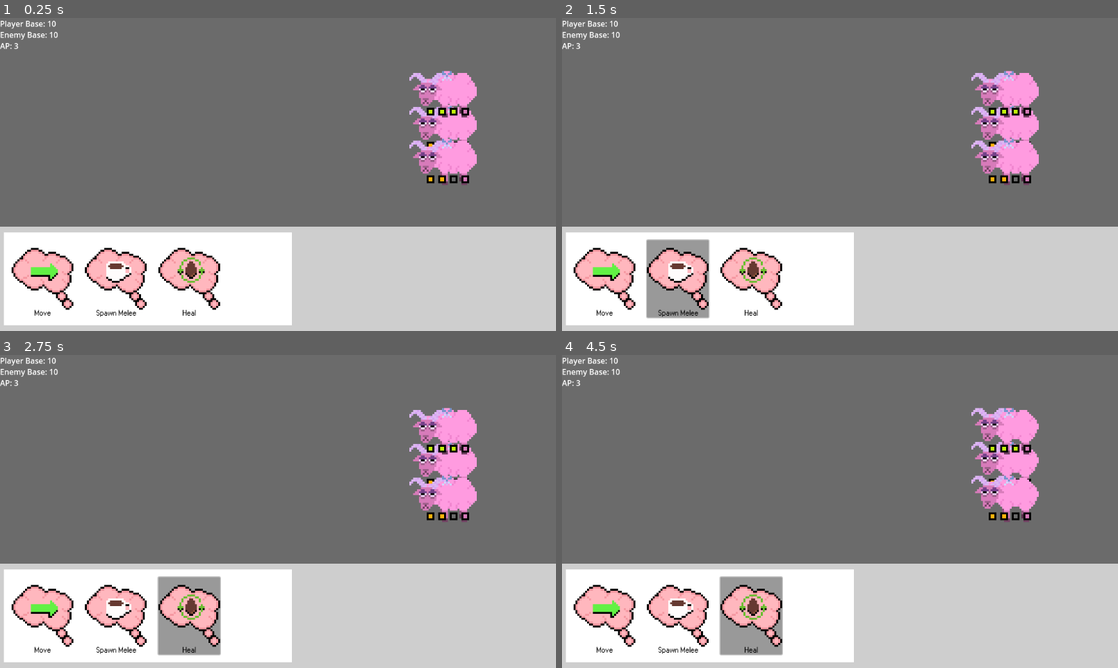
Above: before the commit, frames 1-4 (two rows, left to right).
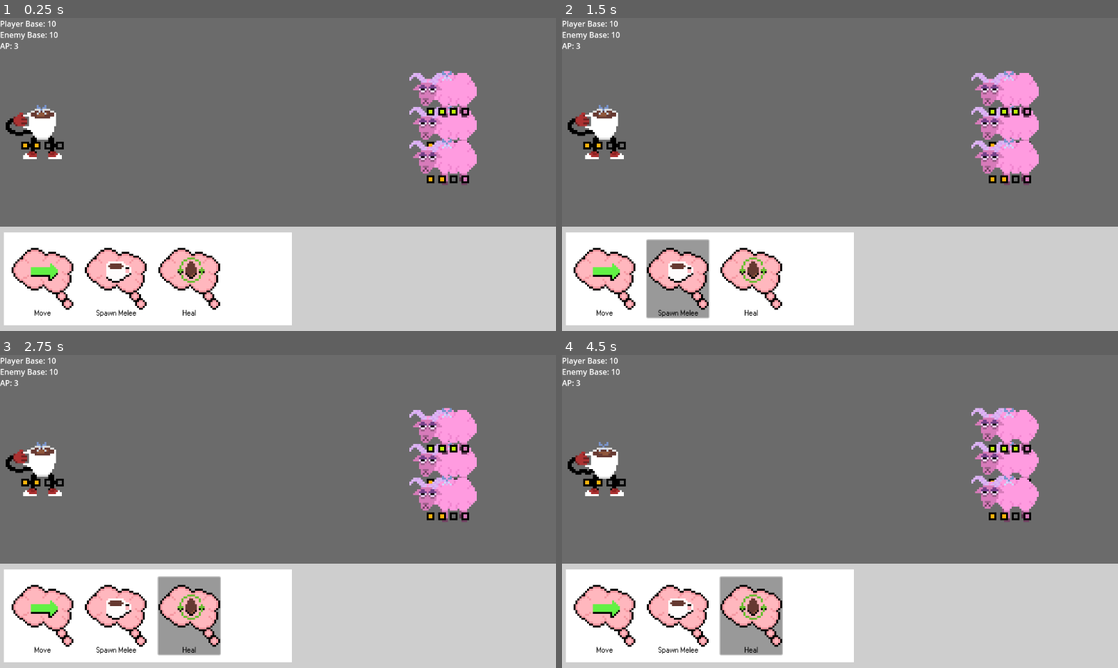
Above: after the commit, the same moments.

Repository: Jusbusy/game-off-2025
Game: Godot game, scene res://game.tscn
Same seed, same stepped clock (60 frames per second), same inputs: the game is played once before the commit and once after it.
Inputs:
- Up to frame 1 (0.25 s): no input
- Up to frame 2 (1.5 s): click "Move" at 0.5 s; click "Spawn Melee" at 1.25 s
- Up to frame 3 (2.75 s): click "Heal" at 2 s
- Up to frame 4 (4.5 s): click "Move" at 2.75 s; click "Spawn Melee" at 3.5 s; click "Heal" at 4.25 s

The runs differ from the first frame. In frame 1, 0.9% of the frame differs, in the area x 1-12%, y 27-46%; in frame 2, 0.9%; in frame 3, 0.9%; in frame 4, 0.9%.

Commit message:
Added starter unit + random attack spawns
Player now starts with a melee unit at the middle of their spawning column. Player spawned units also start with random attack orders now.

Diff:
--- a/Card Scripts/card_unit_melee.gd
+++ b/Card Scripts/card_unit_melee.gd
@@ -18,3 +18,5 @@
 	var unit_instance = load("res://Units/Friendlies/f_melee.tscn").instantiate()
 	Global.get_tree().root.add_child(unit_instance)
 	unit_instance.init(spawn_pos)
+
+	unit_instance.attack_form = Global.rng.randi() % 3
--- a/globals.gd
+++ b/globals.gd
@@ -83,6 +83,12 @@
 	player_base_health = 10
 	enemy_base_health = 10
 	player_ap = 3
+
+	var unit_instance = load("res://Units/Friendlies/f_melee.tscn").instantiate()
+	Global.get_tree().root.add_child.call_deferred(unit_instance)
+	unit_instance.init(Vector2i(0, 2))
+	unit_instance.attack_form = rng.randi() % 3
+
 	turn_phase = TurnPhase.SPAWN
 
 func _process(_delta):
